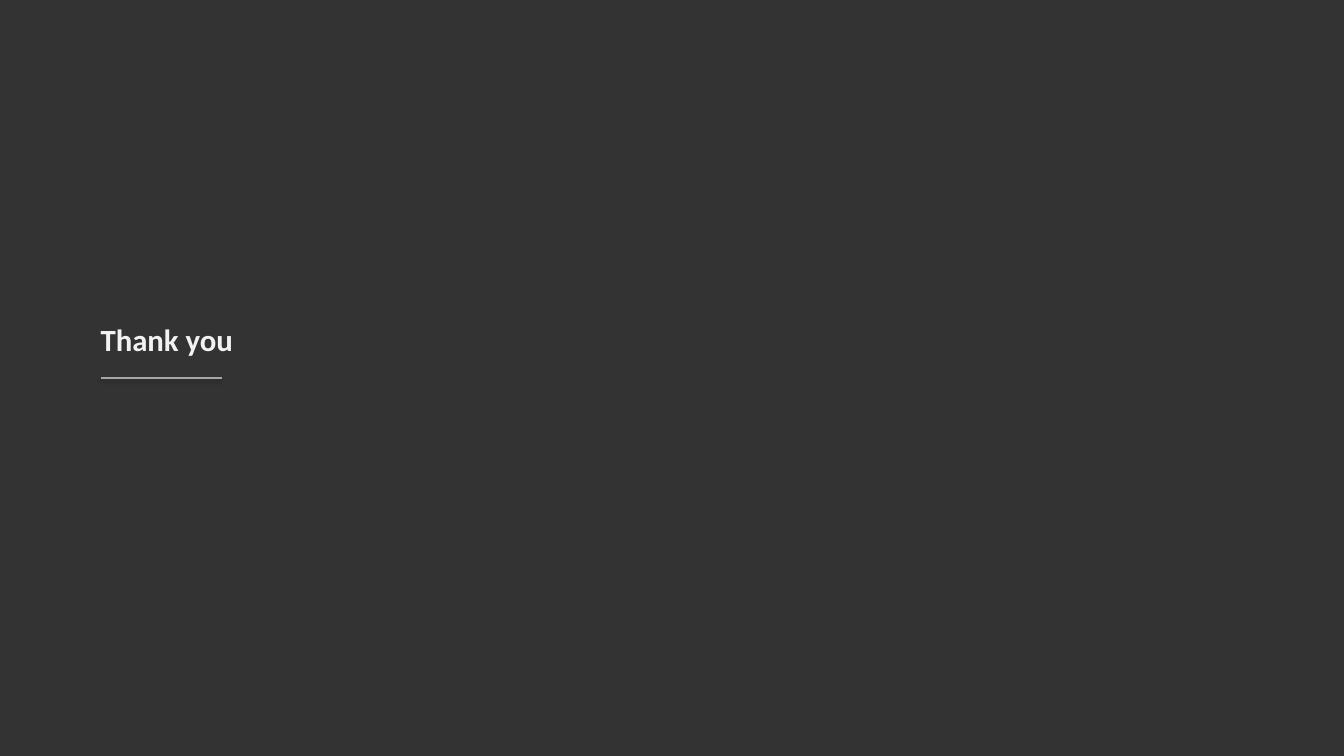
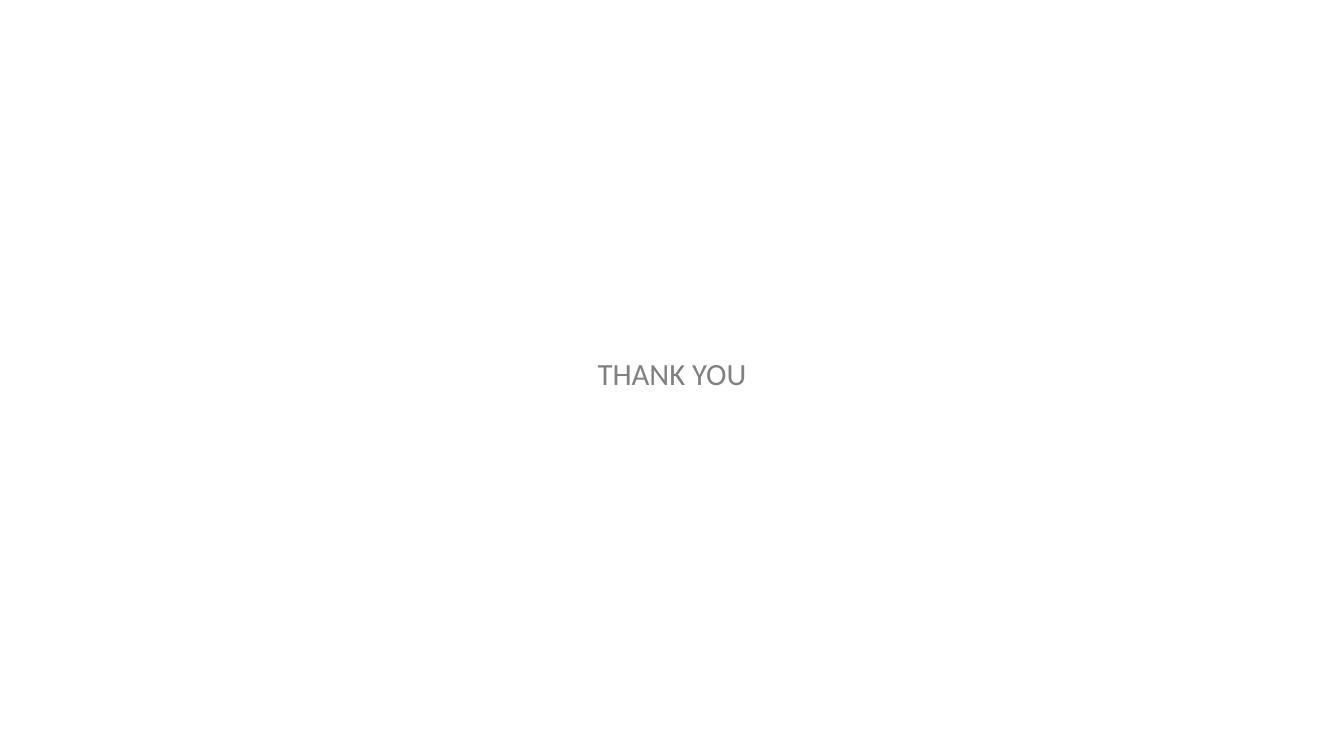
Before and after one commit to gb007waq/SLIDIFY, a slide deck: slide 10 of examples/sample.pptx (slide 11 before the commit). Drawn at 1344x756 pixels with LibreOffice and Linux fonts; fonts in the diff are those of the drawing. Boxes give left, top, right and bottom in pixels: in the first picture for what was removed or moved away, otherwise in the second. Text is boxed around its words. In the diff, an @@ line names an element or a change of style, - is before the commit and + after.

```diff
--- a/examples/sample.pptx
+++ b/examples/sample.pptx
@@ background #333333 to #FFFFFF @@
@@ text "THANK YOU" at (x1=598, y1=365, x2=746, y2=385): vertical alignment bottom to middle @@
@@ line removed from (101, 378) to (222, 378) @@
@@ text at (x1=598, y1=365, x2=746, y2=385): text changed; text colour #F2F2F2 to #808080; bold off @@
-Thank you
+THANK YOU
```
Also in this commit, not shown: 9 slides added, 10 slides removed, 6 other files.
